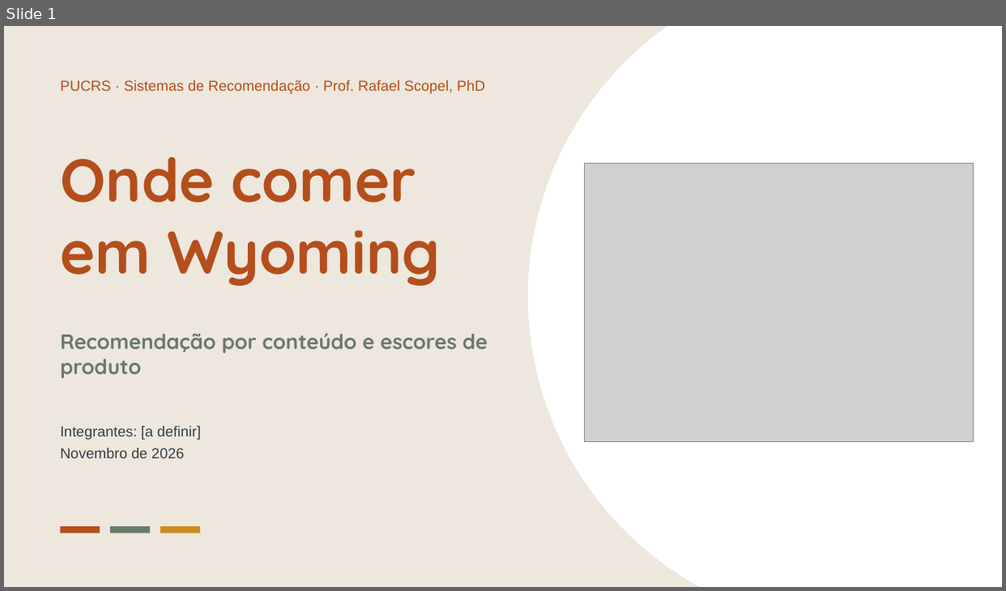
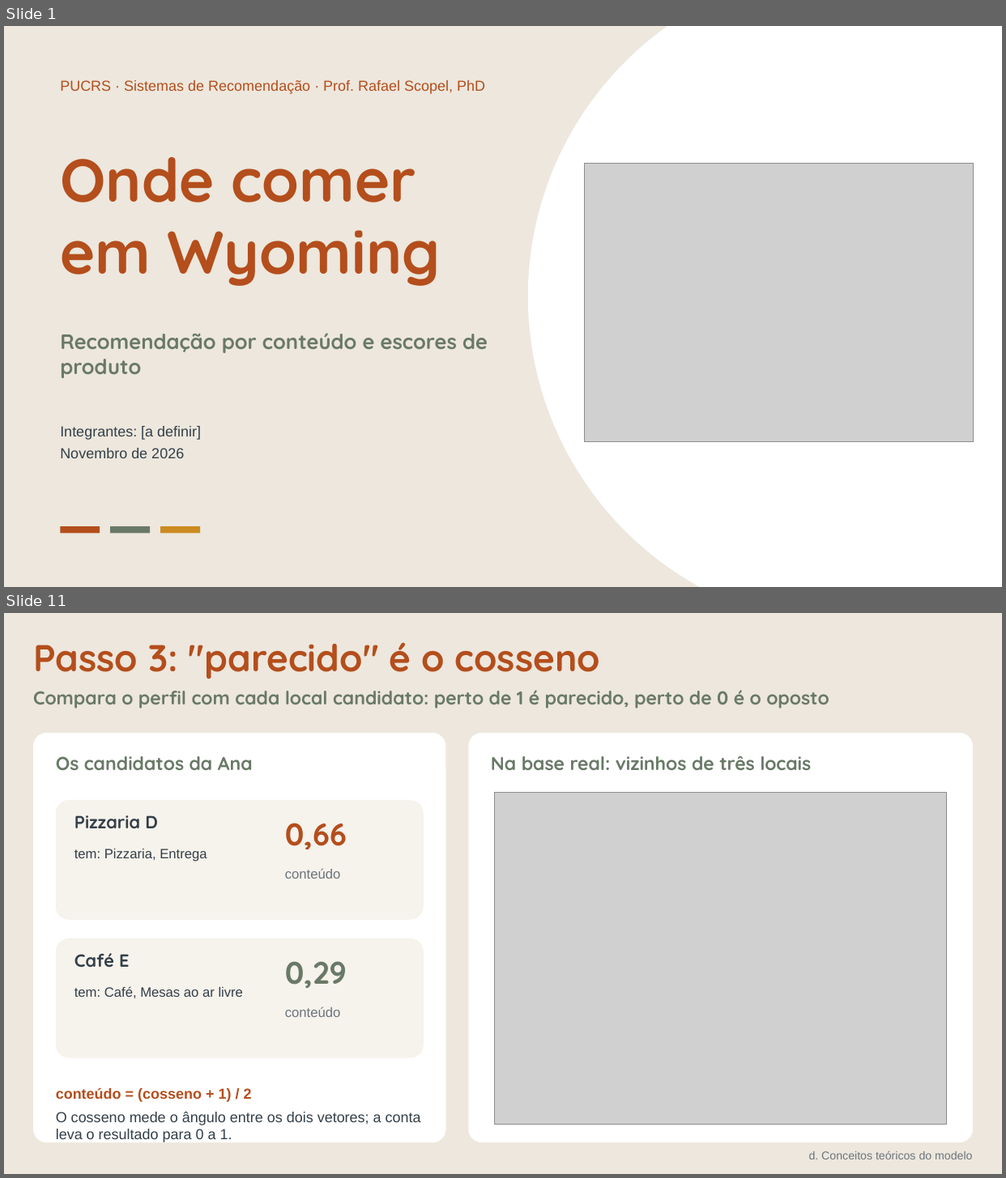
Before and after one commit to Chelughini/sistema-recomendacao-t1, a slide deck: apresentacao/T1_Sistema_Recomendacao.pptx. Shown one above the other, each under a label of ours: slide 1 before the commit, slides 1 and 11 after it; the slides between them are not shown. The pictures are 1006x591 and 1006x1178 pixels, drawn with LibreOffice and Linux fonts; fonts in the diff are those of the drawing; grey boxes stand for pictures. Boxes give left, top, right and bottom in pixels: in the first picture for what was removed or moved away, otherwise in the second. Text is boxed around its words. In the diff, an @@ line names an element or a change of style, - is before the commit and + after.

```diff
--- a/apresentacao/T1_Sistema_Recomendacao.pptx
+++ b/apresentacao/T1_Sistema_Recomendacao.pptx
@@ slide 11 added at (4, 613, 1002, 1174), background #EDE7DD @@
@@ text added at (33, 642, 600, 679), 36 pt, text #B44E1C, bold @@
+Passo 3: "parecido" é o cosseno
@@ text added at (33, 690, 829, 709), 18 pt, text #697967, bold @@
+Compara o perfil com cada local candidato: perto de 1 é parecido, perto de 0 é o oposto
@@ rounded rectangle added at (33, 733, 445, 1143), fill #FFFFFF @@
@@ rounded rectangle added at (468, 733, 973, 1143), fill #FFFFFF @@
@@ text added at (56, 756, 253, 770), 18 pt, text #697967, bold @@
+Os candidatos da Ana
@@ text added at (491, 756, 811, 770), 18 pt, text #697967, bold @@
+Na base real: vizinhos de três locais
@@ rounded rectangle added at (56, 800, 424, 920), fill #F6F2EC @@
@@ picture added at (495, 793, 947, 1124) @@
@@ text added at (74, 815, 158, 828), 17 pt, text #333F48, bold @@
+Pizzaria D
@@ text added at (285, 823, 347, 850), 30 pt, text #B44E1C, bold @@
+0,66
@@ text added at (74, 849, 206, 862), 13 pt, text #333F48 @@
+tem: Pizzaria, Entrega
@@ text added at (285, 868, 340, 879), 13 pt, text #6B757D @@
+conteúdo
@@ rounded rectangle added at (56, 939, 424, 1059), fill #F6F2EC @@
@@ text added at (74, 953, 129, 967), 17 pt, text #333F48, bold @@
+Café E
@@ text added at (285, 961, 347, 988), 30 pt, text #697967, bold @@
+0,29
@@ text added at (74, 986, 244, 999), 13 pt, text #333F48 @@
+tem: Café, Mesas ao ar livre
@@ text added at (285, 1007, 340, 1017), 13 pt, text #6B757D @@
+conteúdo
@@ text added at (56, 1088, 421, 1143), 14 pt, text #333F48 @@
+conteúdo = (cosseno + 1) / 2
+O cosseno mede o ângulo entre os dois vetores; a conta leva o resultado para 0 a 1.
@@ text added at (809, 1151, 972, 1160), 11 pt, text #6B757D @@
+d. Conceitos teóricos do modelo
```
Also in this commit, not shown: 20 slides changed, 8 other slides added, 2 slides removed, 4 other files.
